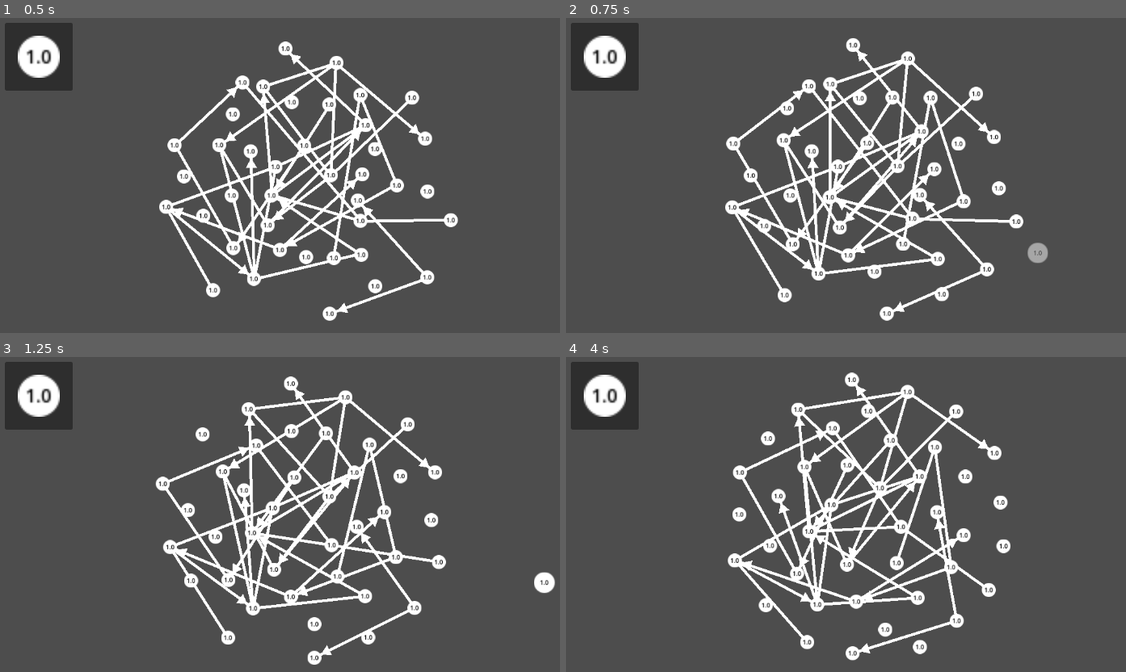
Above: before the commit, frames 1-4 (two rows, left to right).
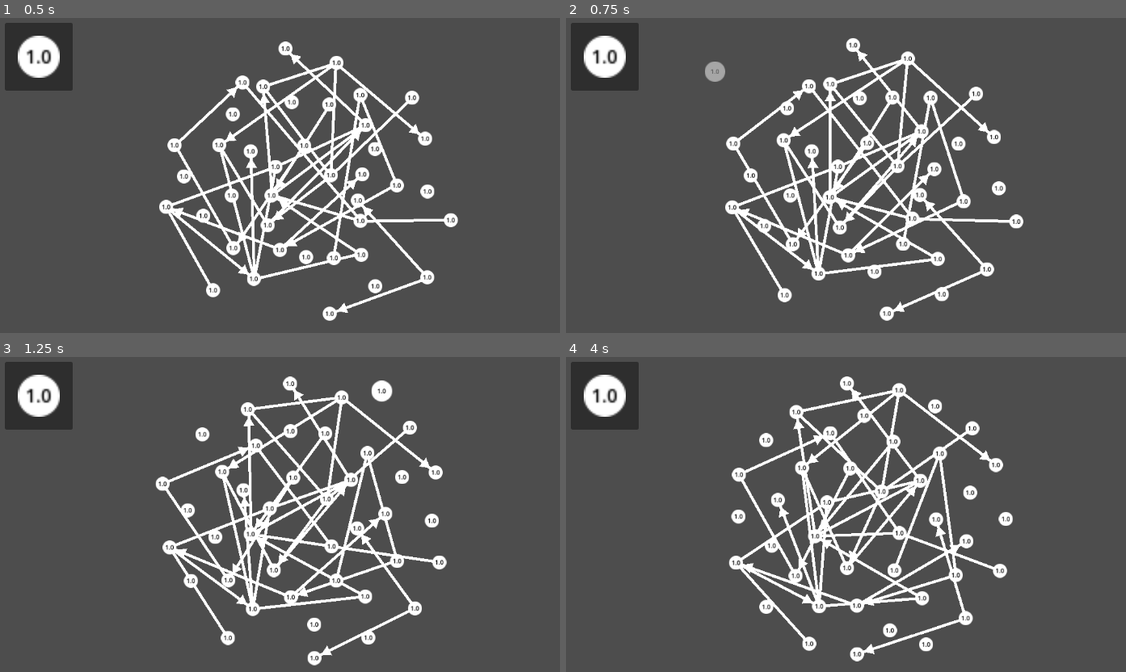
Above: after the commit, the same moments.

Repository: Andresit1524/graphim
Game: Godot game, scene res://test/test.tscn
Two runs of this game, one before a commit and one after it. Both use one fixed random seed, a clock stepped at 60 frames per second and the inputs below.
Inputs (mouse positions are in pixels of both pictures, inside the frame that each line leads up to):
- Up to frame 1 (0.5 s): no input
- Up to frame 2 (0.75 s): tap Enter at 0.5 s; drag from (605, 55) to (935, 99) at 0.52 s
- Up to frame 3 (1.25 s): no input
- Up to frame 4 (4 s): drag from (739, 536) to (840, 593) at 1.27 s; move the mouse to (935, 438) at 2.02 s; click (935, 438) at 2.17 s; drag from (840, 593) to (678, 464) at 2.77 s; move the mouse to (1064, 574) at 3.52 s; click (1064, 574) at 3.67 s

Frame 1 is identical in both runs. In frame 2, 0.4% of the frame differs, in the area x 24-87%, y 13-78%; in frame 3, 6.0%; in frame 4, 11%, in the area x 28-80%, y 4-97%.

Commit message:
Arreglo de la mala posición de instanciado
Fixes #14

Diff:
--- a/assets/drag_instancer/drag_instancer.gd
+++ b/assets/drag_instancer/drag_instancer.gd
@@ -61,7 +61,7 @@
 	if not preview_node or not preview_node is Node2D: return
 
 	# Mueve el objeto mientras lo sigamos arrastrando
-	preview_node.global_position = get_global_mouse_position()
+	preview_node.global_position = preview_node.get_global_mouse_position()
 
 
 ## Inicia al arrastre creando una instancia del objeto para mostrar temporalmente
@@ -80,13 +80,13 @@
 
 	# Añadir a la raíz para evitar recortes de contenedores UI
 	get_tree().root.add_child(preview_node)
-	preview_node.global_position = get_global_mouse_position()
+	preview_node.global_position = preview_node.get_global_mouse_position()
 
 
 ## Finaliza el arrastre creando el objeto definitivo y poniéndole en su sitio
 func _end_drag() -> void:
 	is_dragging = false
-	var final_pos = get_global_mouse_position()
+	var mouse_pos = get_global_mouse_position()
 
 	# Elimina la instancia temporal
 	if preview_node:
@@ -94,7 +94,7 @@
 		preview_node = null
 
 	# Aborta el proceso si soltamos el mouse dentro del panel
-	if get_global_rect().has_point(final_pos): return
+	if get_global_rect().has_point(mouse_pos): return
 
 	# Instancia de forma definitiva y añade al nodo indicado
 	var final_instance = scene.instantiate()
@@ -103,7 +103,7 @@
 	instances_node.add_child(final_instance)
 
 	# Configura el objeto final
-	final_instance.global_position = final_pos
+	final_instance.global_position = final_instance.get_global_mouse_position()
 	final_instance.scale = Vector2(1, 1)
 	final_instance.set(disable_property_name, false != inverse_disable_value)
 
